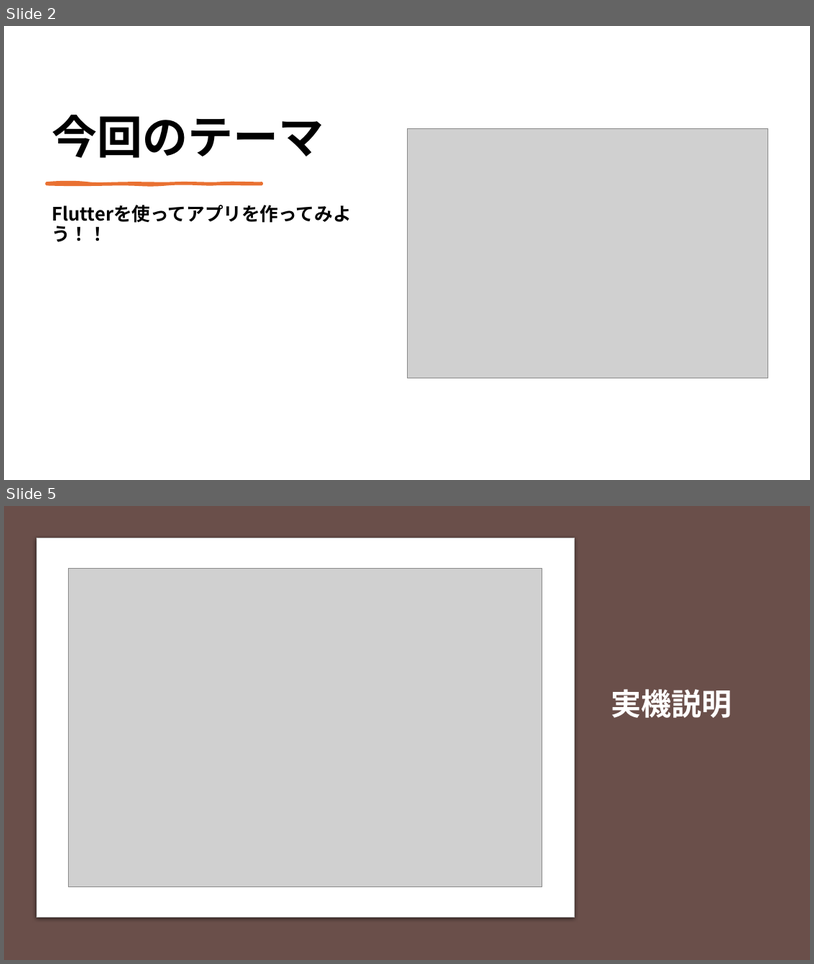
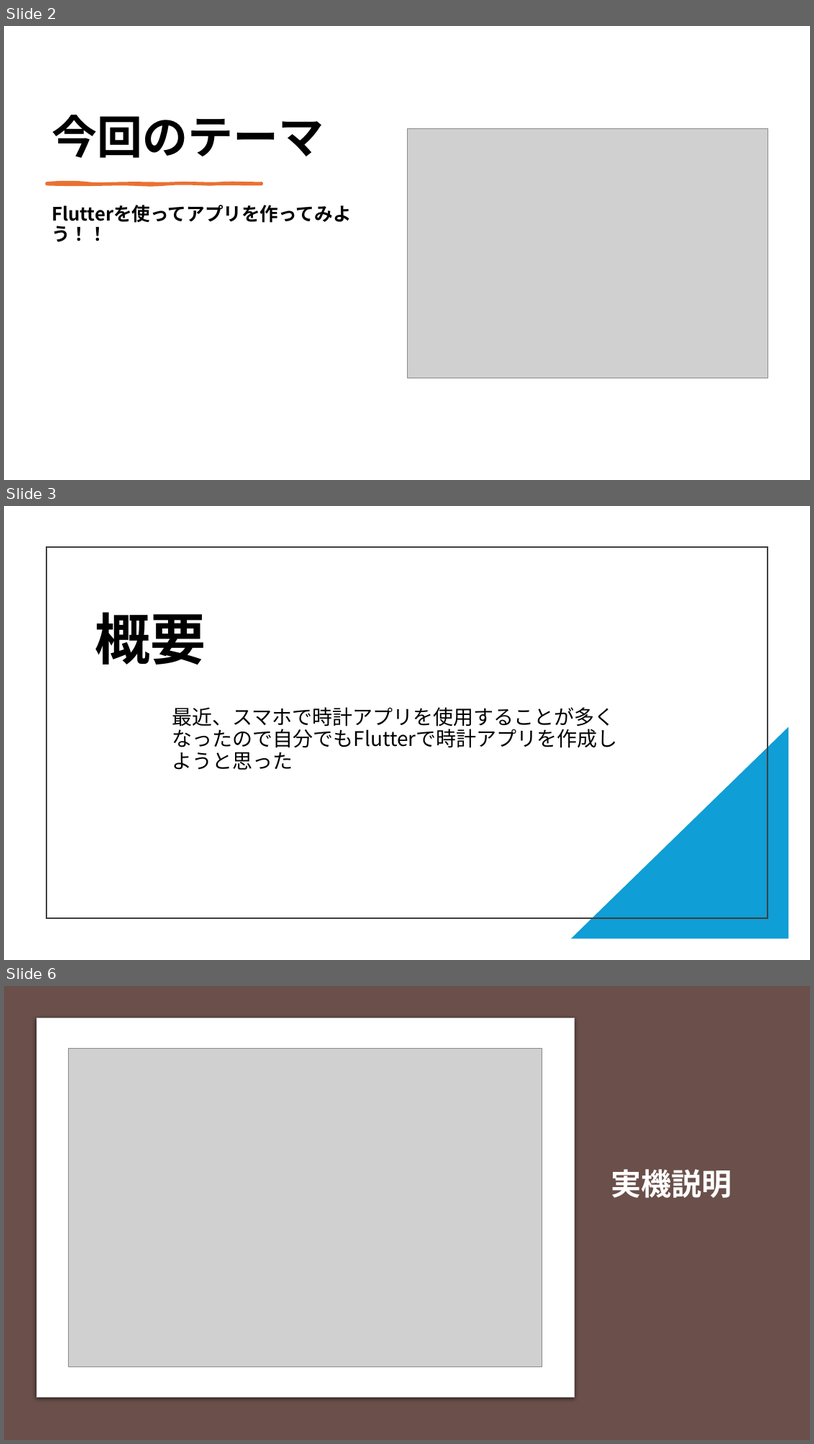
Before and after one commit to Shi-ori/Fultter, a slide deck: fultter_task/Flutter Timer.pptx. Shown one above the other, each under a label of ours: slides 2 and 5 before the commit, slides 2, 3 and 6 after it; the slides between them are not shown. The pictures are 814x964 and 814x1444 pixels, drawn with LibreOffice and Linux fonts; fonts in the diff are those of the drawing; grey boxes stand for pictures. Boxes give left, top, right and bottom in pixels: in the first picture for what was removed or moved away, otherwise in the second. Text is boxed around its words. In the diff, an @@ line names an element or a change of style, - is before the commit and + after.

```diff
--- a/fultter_task/Flutter Timer.pptx
+++ b/fultter_task/Flutter Timer.pptx
@@ slide 3 added at (4,506,810,960), background #FFFFFF @@
@@ rectangle added at (46,547,768,918), outline #404040 1.5 pt @@
@@ title added at (95,612,206,664), 66 pt, text #000000, bold @@
+概要
@@ text added at (172,707,618,748), 24 pt, text #000000 @@
+最近、スマホで時計アプリを使用することが多くなったので自分でもFlutterで時計アプリを作成しようと思った
@@ right triangle added at (571,727,790,939), fill #0F9ED5 @@
@@ what was slide 5 is now slide 6 @@
```
Also in this commit, not shown: 3 slides changed.
